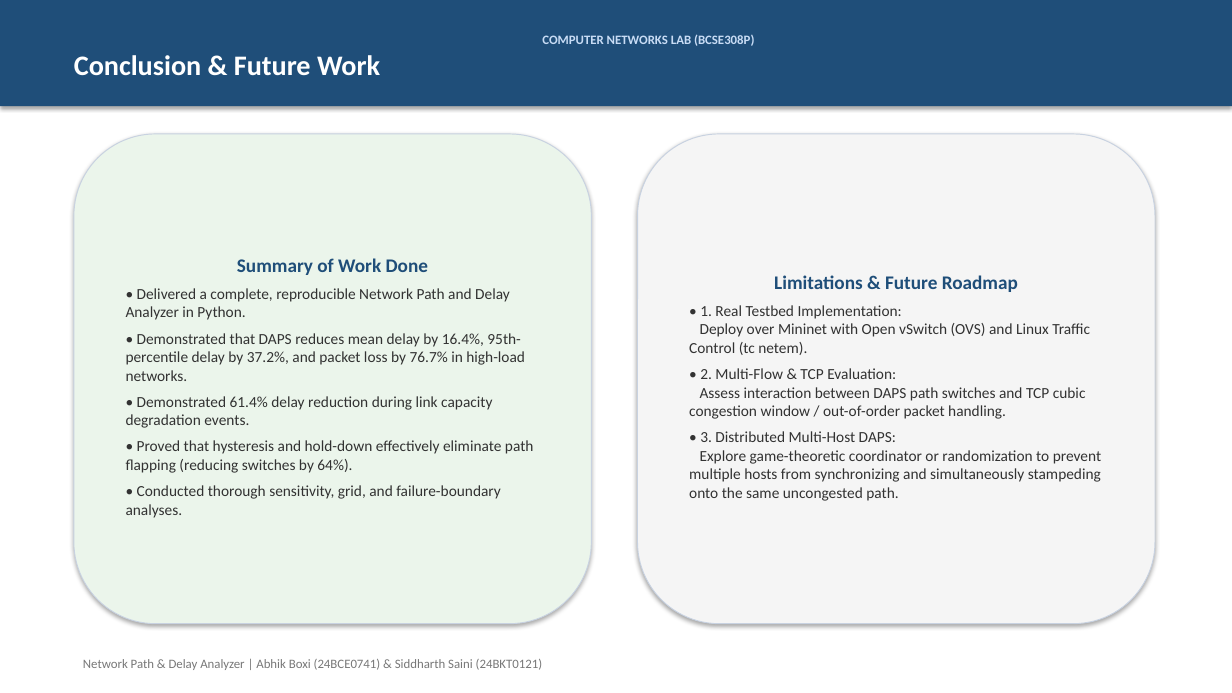
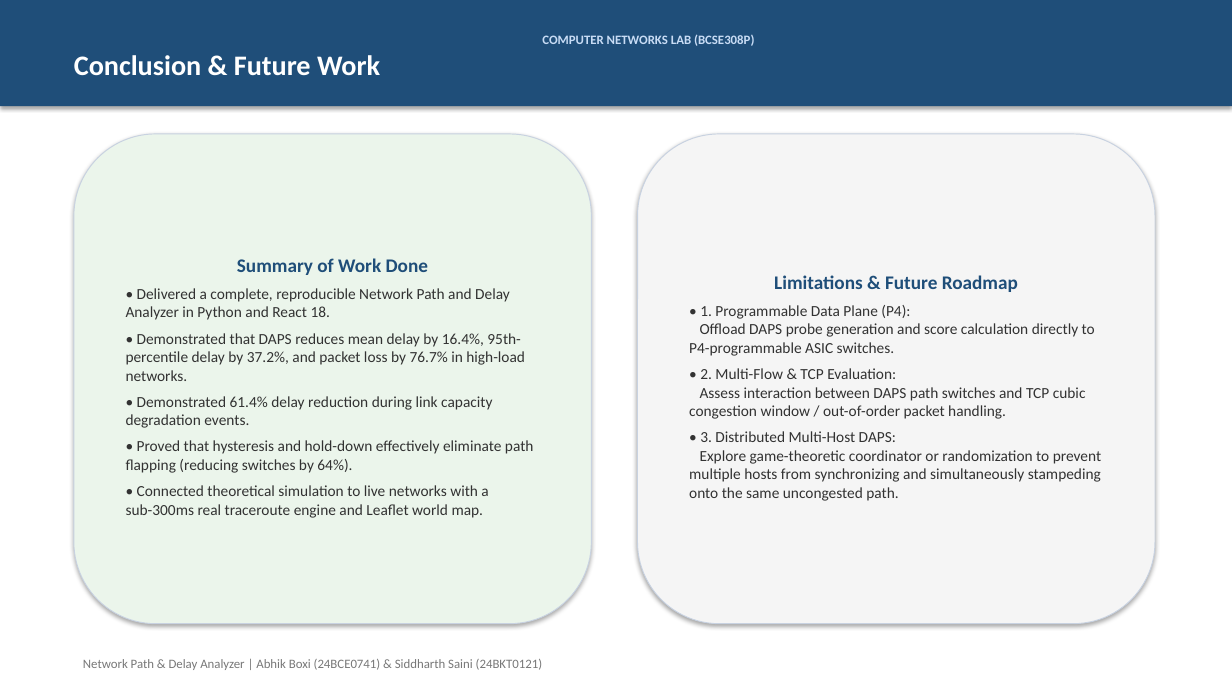
Before and after one commit to Someone1701/Network-Path-and-Delay-Analyzer, a slide deck: slide 14 of Network_Path_and_Delay_Analyzer_Presentation.pptx (slide 12 before the commit). Drawn at 1232x693 pixels with LibreOffice and Linux fonts; fonts in the diff are those of the drawing. Boxes give left, top, right and bottom in pixels: in the first picture for what was removed or moved away, otherwise in the second. Text is boxed around its words. In the diff, an @@ line names an element or a change of style, - is before the commit and + after.

```diff
--- a/Network_Path_and_Delay_Analyzer_Presentation.pptx
+++ b/Network_Path_and_Delay_Analyzer_Presentation.pptx
@@ text in rounded rectangle at (x1=126, y1=288, x2=510, y2=320): text changed @@
-• Delivered a complete, reproducible Network Path and Delay Analyzer in Python.
+• Delivered a complete, reproducible Network Path and Delay Analyzer in Python and React 18.
@@ text in rounded rectangle at (x1=689, y1=305, x2=1095, y2=356): text changed @@
-• 1. Real Testbed Implementation:
-Deploy over Mininet with Open vSwitch (OVS) and Linux Traffic Control (tc netem).
+• 1. Programmable Data Plane (P4):
+Offload DAPS probe generation and score calculation directly to P4-programmable ASIC switches.
@@ text in rounded rectangle at (x1=126, y1=485, x2=488, y2=518): text changed @@
-• Conducted thorough sensitivity, grid, and failure-boundary analyses.
+• Connected theoretical simulation to live networks with a sub-300ms real traceroute engine and Leaflet world map.
```
Also in this commit, not shown: 3 other slides changed, 2 slides added, 2 other files.
